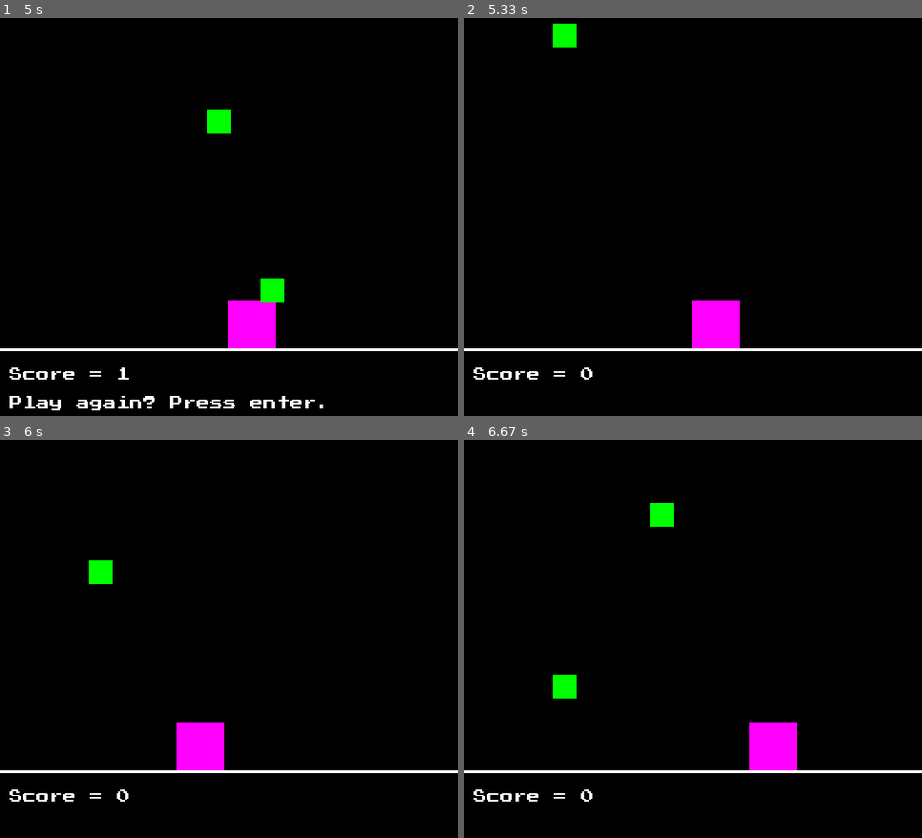
Above: before the commit, frames 1-4 (two rows, left to right).
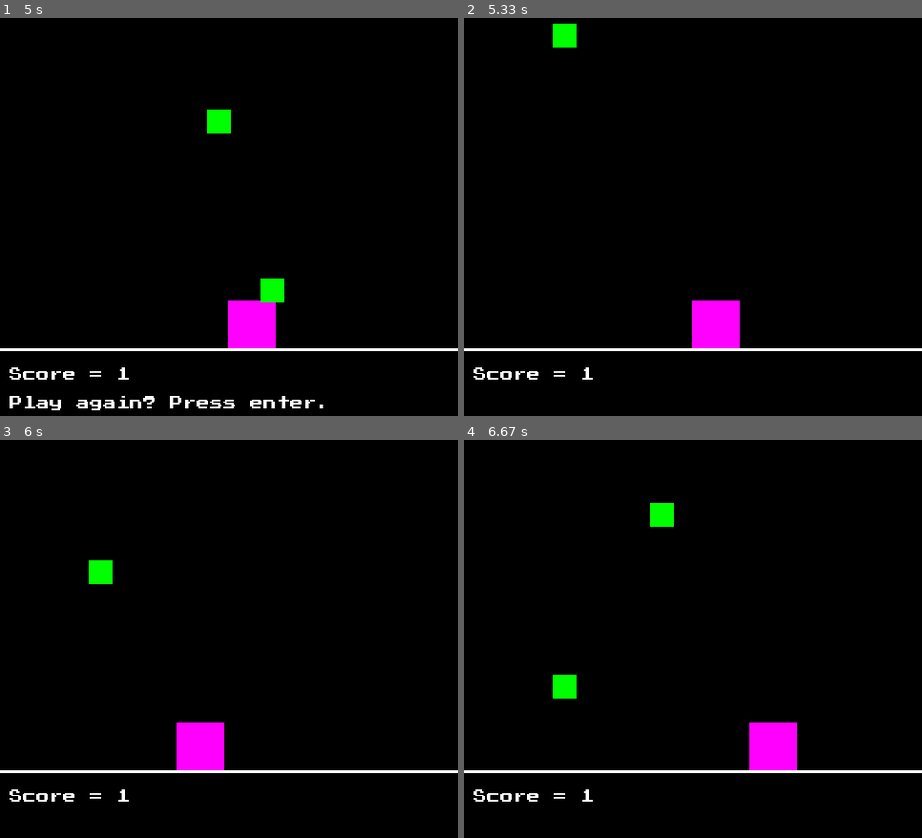
Above: after the commit, the same moments.

Repository: mr-bergreen/pygame-dodger
Game: pygame game, started from dodger.py
Same seed, same stepped clock (60 frames per second), same inputs: the game is played once before the commit and once after it.
Inputs:
- Up to frame 1 (5 s): tap Enter at 0.33 s; hold Left 0.67-1.13 s; hold Right 1.17-1.8 s; hold Left 1.83-2.3 s; hold Right 2.33-2.8 s; hold Right 2.83-3.3 s; hold Left 3.33-3.87 s
- Up to frame 2 (5.33 s): tap Enter at 5 s
- Up to frame 3 (6 s): hold Left 5.33-5.8 s; hold Right from 5.83 s (still down)
- Up to frame 4 (6.67 s): release Right at 6.3 s; hold Right from 6.33 s (still down)

Frame 1 is identical in both runs. In frame 2, less than 0.1% of the frame differs, in the area x 25-29%, y 87-91%; in frame 3, less than 0.1%; in frame 4, less than 0.1%.

Commit message:
Added saving and loading leaderboard functions

Diff:
--- a/dodger.py
+++ b/dodger.py
@@ -21,17 +21,67 @@
 
 #------------ COLORS ------------#
 BLACK = (0, 0, 0)
+GRAY = (128, 128, 128)
 WHITE = (255, 255, 255)
 RED = (255, 0, 0)
 GREEN = (0, 255, 0)
 BLUE = (0, 0, 255)
-GRAY = (128, 128, 128)
 
 #------------ FUNCTIONS ------------#
+def game_over():
+  global game_state, player_score, player_name, leaderboard_names, leaderboard_scores
+  game_state = 'dead'
+
+  # update scores
+  index = 0
+  for score in leaderboard_scores:
+    if player_score > score:
+      leaderboard_scores.insert(index, player_score)
+      leaderboard_names.insert(index, player_name)
+      leaderboard_scores.pop()
+      leaderboard_names.pop()
+    index += 1
+  save_leaderboard()
+
+def load_leaderboard():
+  global leaderboard_names, leaderboard_scores
+  file = 'leaderboard.txt'
+
+  with open(file) as f:
+    line = f.readline()
+    while line:
+      line = line.strip().split()
+      leader = line[0]
+      score = int(line[1])
+      leaderboard_names.append(leader)
+      leaderboard_scores.append(score)
+      line = f.readline()
+
+def save_leaderboard():
+  global leaderboard_names, leaderboard_scores
+  file = open('leaderboard.txt', 'w')
+
+  for i in range(len(leaderboard_names)):
+    text = f"{leaderboard_names[i]} {leaderboard_scores[i]}\n"
+    file.write(text)
+  file.close()
+
 def spawn_enemy():
   enemy = Enemy()
   enemy.x = random.randint(0, 480 - enemy.width)
   enemy_list.append(enemy)
+
+def draw_score():
+  global player_score, game_state
+  font = pygame.font.Font('PressStart2P.ttf', 14)
+  render = font.render('Score = 0', True, WHITE)
+  render2 = font.render('Play again? Press enter.', True, WHITE)
+  render = font.render('Score = ' + str(player_score), True, WHITE)
+
+  screen.blit(render, (10, 420))
+
+  if game_state == 'dead':
+    screen.blit(render2, (10, 450))
 
 def main_menu():
   global game_state, enemy_list, score, speed
@@ -59,16 +109,19 @@
                 speed = 0
                 in_menu = False
                 return
+
               elif selection == 2:
                 print('leaderboard')
                 in_menu = False
                 leaderboard()
                 return
+
               elif selection == 3:
                 print('credits')
                 in_menu = False
                 credits()
                 return
+
               elif selection == 4:
                 print('quit')
                 pygame.quit()
@@ -304,6 +357,7 @@
   def is_collided_with(self, enemy_list):
     for enemy in enemy_list:
       if self.rect.colliderect(enemy.rect):
+        print('collision')
         return True
     return False
 
@@ -337,19 +391,23 @@
 
 #------------ OBJECTS ------------#
 player = Player()
+player_score = 0
+player_name = 'placeholder'
+
 enemy = Enemy()
 enemy_list = []
-
+enemy_spawn_time = 1000
+timer_check = False
 event_id = pygame.USEREVENT + 1
-pygame.time.set_timer(event_id, 1000)
+pygame.time.set_timer(event_id, enemy_spawn_time)
 
 game_state = 'playing'
-score = 0
-speed = 0
-
-font = pygame.font.Font('PressStart2P.ttf', 14)
-render = font.render('Score = 0', True, WHITE)
-render2 = font.render('Play again? Press enter.', True, WHITE)
+
+leaderboard_names = []
+leaderboard_scores = []
+load_leaderboard()
+print(f"leaderboard_names: {leaderboard_names}")
+print(f"leaderboard_scores: {leaderboard_scores}")
 
 main_menu()
 
@@ -412,23 +470,24 @@
 
   # Update
   if game_state == "playing":
-    if score > 10 and speed == 0:
-      pygame.time.set_timer(event_id, 500)
-      speed = 1
-    if score > 20 and speed == 1:
-      pygame.time.set_timer(event_id, 250)
-      speed = 2
+
+    if player_score % 5 == 0 and timer_check == True:
+      if enemy_spawn_time >= 100:
+        enemy_spawn_time -= 50
+      pygame.time.set_timer(event_id, enemy_spawn_time)
+      print(f'enemy_spawn_time: {enemy_spawn_time}')
+      timer_check = False
 
     if player.is_collided_with(enemy_list):
-      print('collision')
-      game_state = 'dead'
+      game_over()
     else:
       player.update()
       for enemy in enemy_list:
         enemy.update()
         if enemy.y > 400 - enemy.width:
           enemy_list.remove(enemy)
-          score += 1
+          player_score += 1
+          timer_check = True
 
   # Draw
   screen.fill(BLACK)
@@ -436,11 +495,7 @@
   player.draw()
   for enemy in enemy_list:
     enemy.draw()
-  render = font.render('Score = ' + str(score), True, WHITE)
-  screen.blit(render, (10, 420))
-
-  if game_state == 'dead':
-    screen.blit(render2, (10, 450))
+  draw_score()
 
   # Load
   pygame.display.flip()
--- a/leaderboard.txt
+++ b/leaderboard.txt
@@ -1,5 +1,5 @@
 mr.bergreen 1000
-cullen 48
-frasher 25
-zyler 17
-kevin 1
+placeholder 63
+placeholder 63
+placeholder 63
+placeholder 63
